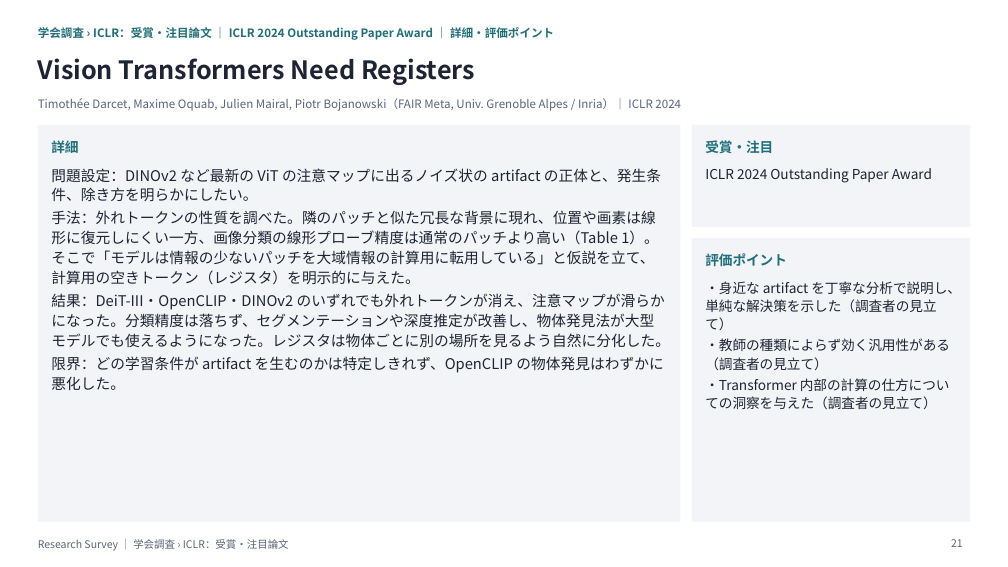
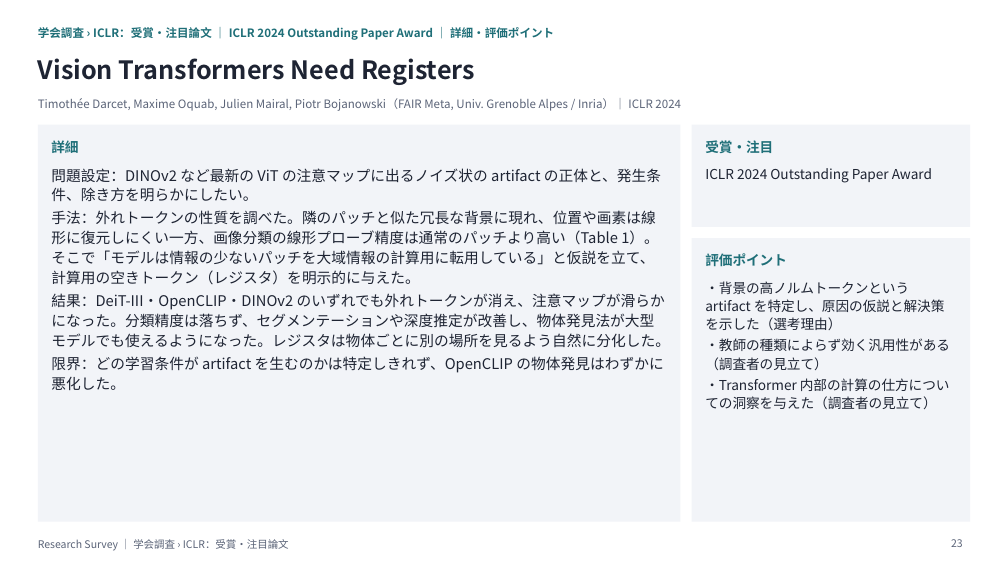
Before and after one commit to create-alt/researches, a slide deck: slide 23 of iclr/iclr.pptx (slide 21 before the commit). Drawn at 1008x567 pixels with LibreOffice and Linux fonts; fonts in the diff are those of the drawing. Boxes give left, top, right and bottom in pixels: in the first picture for what was removed or moved away, otherwise in the second. Text is boxed around its words. In the diff, an @@ line names an element or a change of style, - is before the commit and + after.

```diff
--- a/iclr/iclr.pptx
+++ b/iclr/iclr.pptx
@@ text at bbox=[705, 281, 945, 330]: text changed @@
-・身近な artifact を丁寧な分析で説明し、単純な解決策を示した（調査者の見立て）
+・背景の高ノルムトークンという artifact を特定し、原因の仮説と解決策を示した（選考理由）
@@ page number at bbox=[951, 539, 963, 547]: text changed @@
-21
+23
```
Also in this commit, not shown: 19 other slides changed, 8 slides added, 27 other files.
